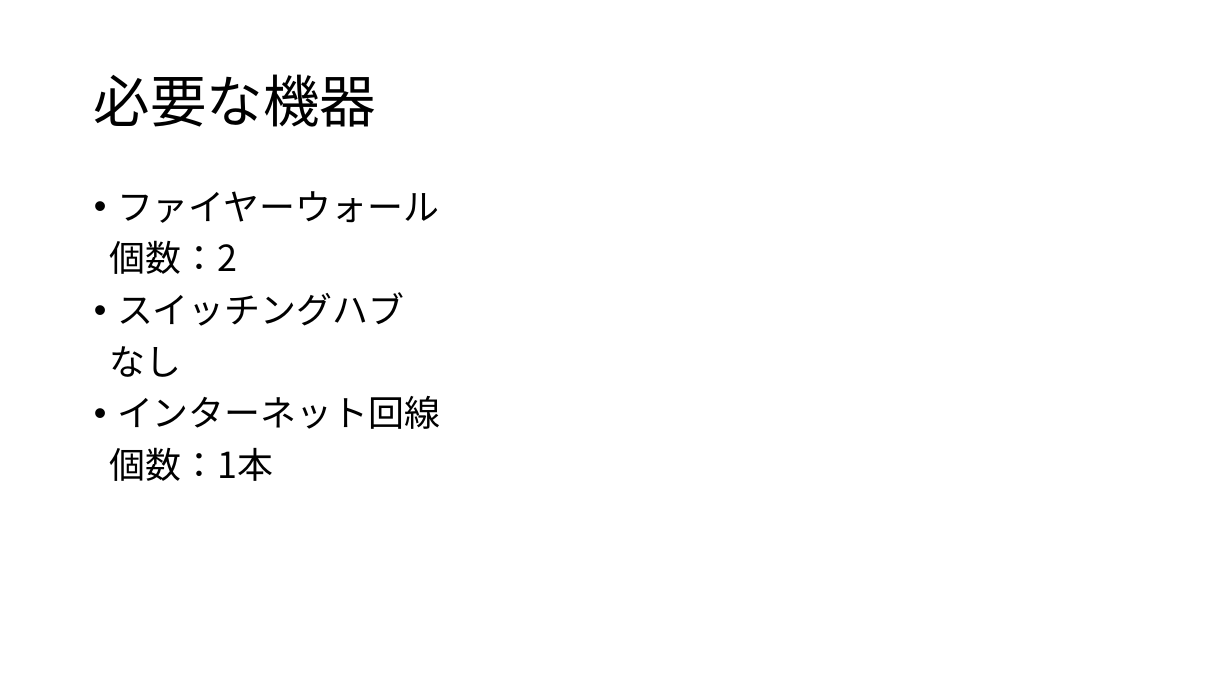
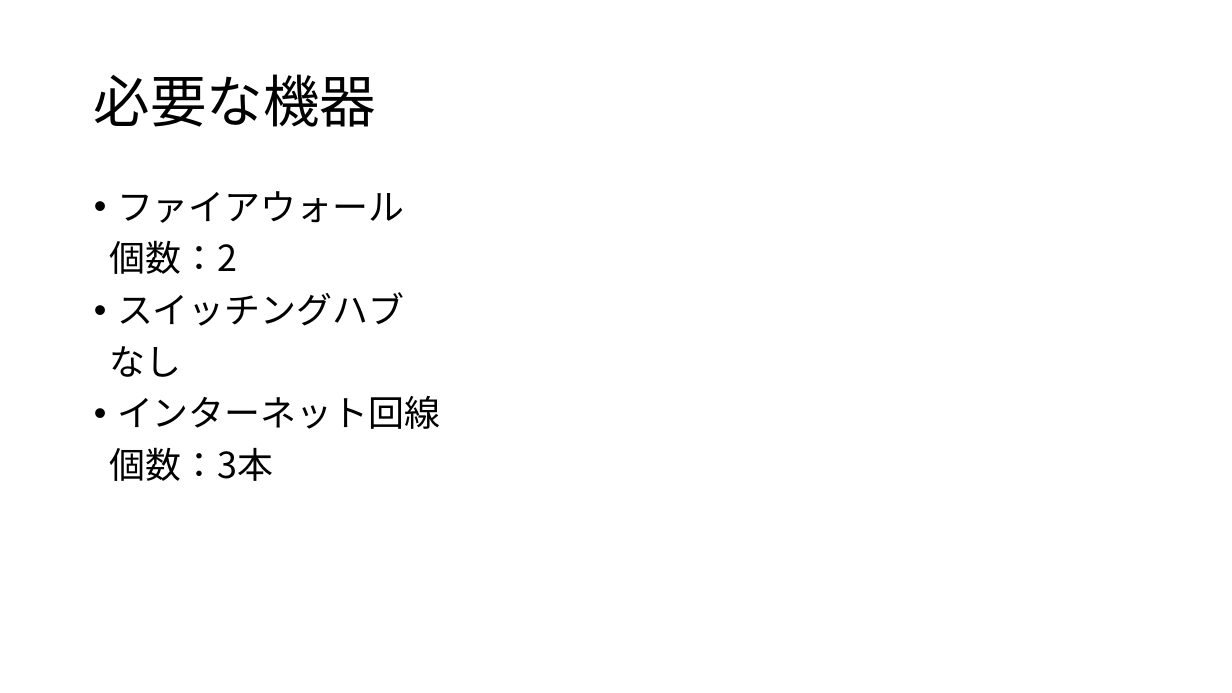
Before and after one commit to GotoRen/NTT_Internship2020, a slide deck: slide 11 of NTT-AT/Requirement/顧客への提案.pptx. Drawn at 1232x693 pixels with LibreOffice and Linux fonts; fonts in the diff are those of the drawing. Boxes give left, top, right and bottom in pixels: in the first picture for what was removed or moved away, otherwise in the second. Text is boxed around its words. In the diff, an @@ line names an element or a change of style, - is before the commit and + after.

```diff
--- a/NTT-AT/Requirement/顧客への提案.pptx
+++ b/NTT-AT/Requirement/顧客への提案.pptx
@@ text at bbox=[117, 191, 404, 223]: text changed @@
-• ファイヤーウォール
+• ファイアウォール
@@ text at bbox=[110, 447, 273, 481]: text changed @@
-個数：1本
+個数：3本
```
Also in this commit, not shown: 3 other files.
